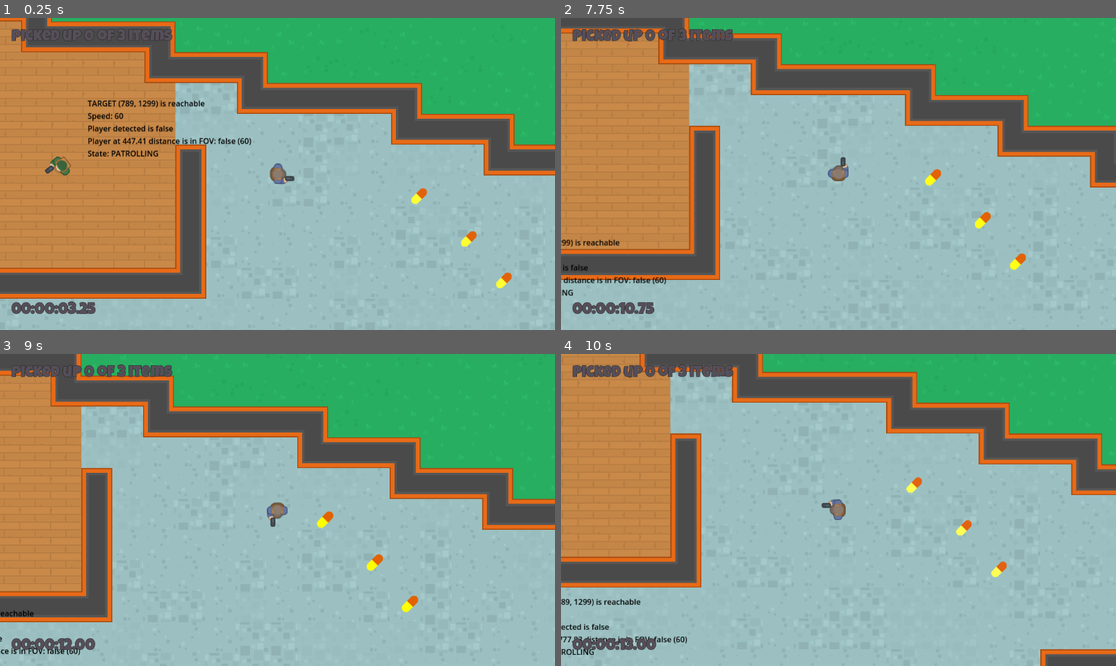
Above: before the commit, frames 1-4 (two rows, left to right).
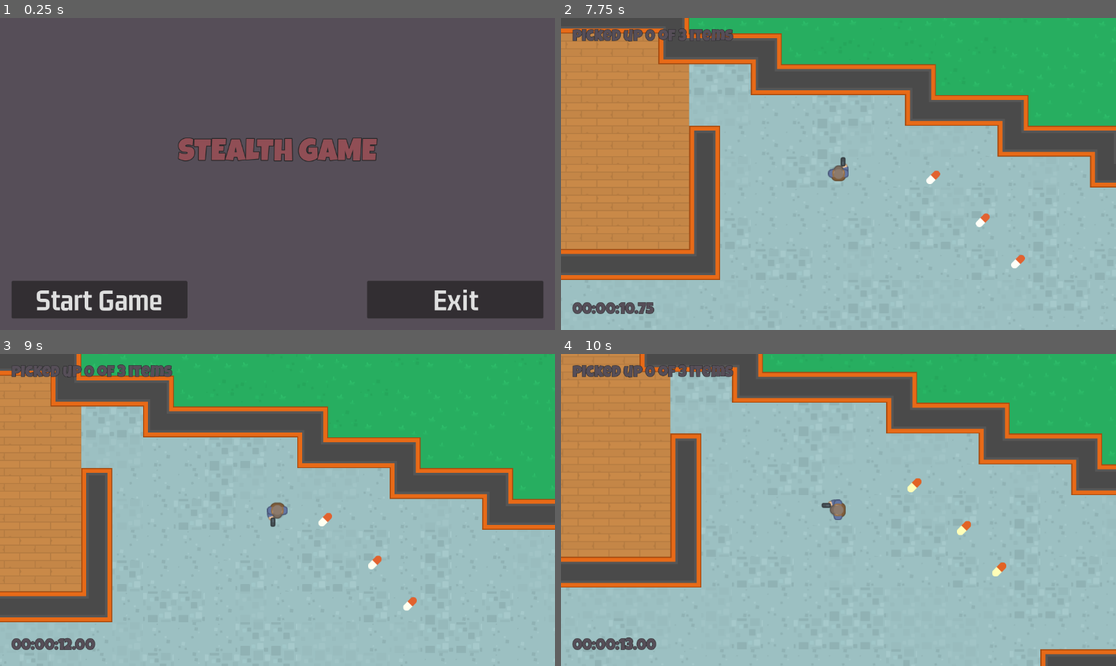
Above: after the commit, the same moments.

Repository: fj0lverkr/do-not-mind-me
Game: Godot game, scene res://scenes/main/main.tscn
The game is run twice, just before and just after one commit, with the same random seed, the same clock (stepped at 60 frames per second) and the same inputs. Before the commit the project starts from res://scenes/level_map/level_map.tscn. Sound files missing from this copy of the repository are replaced by a short silence.
Inputs (mouse positions are in pixels of both pictures, inside the frame that each line leads up to):
- Up to frame 1 (0.25 s): no input
- Up to frame 2 (7.75 s): click (660, 298) at 0.5 s, where only the run after the commit has a clickable "Start Game"; move the mouse to (960, 158) at 1.27 s; hold D (right) 1.28-2.03 s; click (960, 158) at 1.35 s; move the mouse to (727, 189) at 2.02 s; hold S (down) 2.03-2.78 s; click (727, 189) at 2.1 s; move the mouse to (894, 105) at 2.77 s; hold D (right) 2.78-3.53 s; click (894, 105) at 2.85 s; move the mouse to (810, 236) at 3.52 s; hold W (up) 3.53-4.28 s; click (810, 236) at 3.6 s; move the mouse to (1005, 220) at 4.27 s; hold A (left) 4.28-5.78 s; click (1005, 220) at 4.35 s; move the mouse to (672, 127) at 5.02 s; click (672, 127) at 5.1 s; move the mouse to (866, 174) at 5.77 s; hold S (down) 5.78-6.53 s; click (866, 174) at 5.85 s; move the mouse to (755, 96) at 6.52 s; hold D (right) 6.53-7.28 s; click (755, 96) at 6.6 s; move the mouse to (960, 158) at 7.27 s; hold W (up) from 7.28 s (still down); click (960, 158) at 7.35 s
- Up to frame 3 (9 s): move the mouse to (166, 525) at 8.02 s; release W (up) at 8.03 s; hold D (right) 8.03-8.78 s; click (166, 525) at 8.1 s; move the mouse to (333, 441) at 8.77 s; hold S (down) from 8.78 s (still down); click (333, 441) at 8.85 s
- Up to frame 4 (10 s): move the mouse to (810, 572) at 9.52 s; release S (down) at 9.53 s; hold A (left) from 9.53 s (still down); click (810, 572) at 9.6 s

The runs differ from the first frame. In frame 1, 89% of the frame differs, in the area x 0-100%, y 0-100%; in frame 2, 0.7%; in frame 3, 0.5%; in frame 4, 0.7%.

Commit message:
added main scene and completed game loop

Diff:
--- a/project.godot
+++ b/project.godot
@@ -11,7 +11,7 @@
 [application]
 
 config/name="Do Not Mind Me"
-run/main_scene="res://scenes/level_map/level_map.tscn"
+run/main_scene="res://scenes/main/main.tscn"
 config/features=PackedStringArray("4.3", "Mobile")
 config/icon="res://icon.svg"
 
@@ -19,6 +19,7 @@
 
 Constants="*res://singletons/constants.gd"
 SignalBus="*res://singletons/signal_bus.gd"
+SceneManager="*res://singletons/scene_manager.gd"
 SoundManager="*res://singletons/sound_manager.gd"
 ObjectFactory="*res://singletons/object_factory.gd"
 
@@ -31,10 +32,12 @@
 
 debug=""
 player=""
+enemy=""
+bullet=""
 
 [input]
 
-set_target={
+lmb={
 "deadzone": 0.5,
 "events": [Object(InputEventMouseButton,"resource_local_to_scene":false,"resource_name":"","device":-1,"window_id":0,"a …(257 unchanged characters)…
 ]
--- a/scenes/game_ui/game_ui.gd
+++ b/scenes/game_ui/game_ui.gd
@@ -12,10 +12,15 @@
 @onready
 var _game_over_rect: ColorRect = $GameOverRect
 @onready
-var _game_over_label: Label = $GameOverRect/Label
+var _game_over_label: Label = $GameOverRect/VBoxContainer/Label
+@onready
+var _game_over_timer: Timer = $TimerGameOver
+@onready
+var _menu_label: Label = $GameOverRect/VBoxContainer/LabelMenu
 
 var _pickups: int
 var _taken: int = 0
+var _click_enabled: bool = false
 
 
 func _ready() -> void:
@@ -27,6 +32,8 @@
 
 func _process(_delta: float) -> void:
     _label_timer.text = _format_time(Time.get_ticks_msec())
+    if _click_enabled and Input.is_action_just_pressed("lmb"):
+        SceneManager.load_scene(SceneManager.SCENES.MAIN)
 
 
 func _update_pickup_label() -> void:
@@ -57,7 +64,17 @@
 
 
 func _on_exit(win: bool) -> void:
+    _label_pickups.hide()
+    _label_exit.hide()
+    _label_timer.hide()
+    var end_time: int = Time.get_ticks_msec()
     var go: String = "You win!" if win else "You died!"
-    go += "\nTime taken: %s" % _format_time(Time.get_ticks_msec())
+    go += "\nTime taken: %s" % _format_time(end_time)
     _game_over_label.text = go
     _game_over_rect.show()
+    _game_over_timer.start()
+
+
+func _on_timer_game_over_timeout() -> void:
+    _menu_label.show()
+    _click_enabled = true
--- a/scenes/game_ui/game_ui.tscn
+++ b/scenes/game_ui/game_ui.tscn
@@ -58,17 +58,33 @@
 grow_vertical = 2
 color = Color(0.564706, 0.305882, 0.333333, 0.670588)
 
-[node name="Label" type="Label" parent="GameOverRect"]
+[node name="VBoxContainer" type="VBoxContainer" parent="GameOverRect"]
 layout_mode = 1
 anchors_preset = 14
 anchor_top = 0.5
 anchor_right = 1.0
 anchor_bottom = 0.5
-offset_top = -32.0
-offset_bottom = 32.0
+offset_top = -45.5
+offset_bottom = 45.5
 grow_horizontal = 2
 grow_vertical = 2
+
+[node name="Label" type="Label" parent="GameOverRect/VBoxContainer"]
+layout_mode = 2
 text = "Game Over!"
 label_settings = ExtResource("3_jvh2w")
 horizontal_alignment = 1
 vertical_alignment = 1
+
+[node name="LabelMenu" type="Label" parent="GameOverRect/VBoxContainer"]
+visible = false
+layout_mode = 2
+text = "Click to exit"
+label_settings = ExtResource("2_6jaj6")
+horizontal_alignment = 1
+vertical_alignment = 1
+
+[node name="TimerGameOver" type="Timer" parent="."]
+one_shot = true
+
+[connection signal="timeout" from="TimerGameOver" to="." method="_on_timer_game_over_timeout"]
--- a/scenes/level_map/level_map.gd
+++ b/scenes/level_map/level_map.gd
@@ -15,6 +15,18 @@
 	SignalBus.on_exit.connect(_on_exit)
 
 
+func _stop_game() -> void:
+	for p: Player in get_tree().get_nodes_in_group(Constants.GRP_PLAYER):
+		p.set_physics_process(false)
+
+	for n: NPC in get_tree().get_nodes_in_group(Constants.GRP_NPC):
+		n.set_physics_process(false)
+		n.disable_shooting()
+
+	for b: Bullet in get_tree().get_nodes_in_group(Constants.GRP_BULLET):
+		b.queue_free()
+
+
 func _on_pickup_taken() -> void:
 	if _pickups.get_child_count() - 1 > 0:
 		return
@@ -27,4 +39,4 @@
 
 
 func _on_exit(_w: bool) -> void:
-	get_tree().paused = true
+	_stop_game()
--- a/scenes/level_map/level_map.tscn
+++ b/scenes/level_map/level_map.tscn
@@ -81,7 +81,7 @@
 [node name="Waypoint6" parent="Patrol1" instance=ExtResource("3_hart7")]
 position = Vector2(732, 1624)
 
-[node name="NPC" parent="." instance=ExtResource("2_xdhus")]
+[node name="NPC" parent="." groups=["enemy"] instance=ExtResource("2_xdhus")]
 position = Vector2(544, 419)
 _patrol_points_node = NodePath("../Patrol1")
 
--- /dev/null
+++ b/scenes/main/main.gd
@@ -0,0 +1,12 @@
+extends Control
+
+# Called when the node enters the scene tree for the first time.
+func _ready() -> void:
+	pass # Replace with function body.
+
+
+func _on_btn_exit_pressed() -> void:
+	get_tree().quit()
+
+func _on_btn_start_pressed() -> void:
+	SceneManager.load_scene(SceneManager.SCENES.LEVEL)
--- /dev/null
+++ b/scenes/main/main.tscn
@@ -0,0 +1,87 @@
+[gd_scene load_steps=5 format=3 uid="uid://x6dgabr08iya"]
+
+[ext_resource type="Script" path="res://scenes/main/main.gd" id="1_mcg2m"]
+[ext_resource type="FontFile" uid="uid://dkkfk4sra13ad" path="res://assets/fonts/LuckiestGuy-Regular.ttf" id="2_2wv8a"]
+[ext_resource type="FontFile" uid="uid://mmg75wuf04up" path="res://assets/fonts/gemunu-libre-v8-latin-700.ttf" id="3_4kag2"]
+
+[sub_resource type="LabelSettings" id="LabelSettings_nyvl3"]
+font = ExtResource("2_2wv8a")
+font_size = 64
+font_color = Color(0.564706, 0.305882, 0.333333, 1)
+outline_size = 6
+outline_color = Color(0.145098, 0.14902, 0.152941, 1)
+
+[node name="Main" type="Control"]
+layout_mode = 3
+anchors_preset = 15
+anchor_right = 1.0
+anchor_bottom = 1.0
+grow_horizontal = 2
+grow_vertical = 2
+script = ExtResource("1_mcg2m")
+
+[node name="ColorRect" type="ColorRect" parent="."]
+layout_mode = 1
+anchors_preset = 15
+anchor_right = 1.0
+anchor_bottom = 1.0
+grow_horizontal = 2
+grow_vertical = 2
+color = Color(0.337255, 0.305882, 0.345098, 1)
+
+[node name="MC" type="MarginContainer" parent="."]
+layout_mode = 1
+anchors_preset = 15
+anchor_right = 1.0
+anchor_bottom = 1.0
+grow_horizontal = 2
+grow_vertical = 2
+theme_override_constants/margin_left = 24
+theme_override_constants/margin_top = 24
+theme_override_constants/margin_right = 24
+theme_override_constants/margin_bottom = 24
+
+[node name="VBoxContainer" type="VBoxContainer" parent="MC"]
+layout_mode = 2
+
+[node name="Spacer" type="Label" parent="MC/VBoxContainer"]
+layout_mode = 2
+size_flags_horizontal = 3
+size_flags_vertical = 6
+
+[node name="Label" type="Label" parent="MC/VBoxContainer"]
+layout_mode = 2
+text = "STEALTH GAME"
+label_settings = SubResource("LabelSettings_nyvl3")
+horizontal_alignment = 1
+vertical_alignment = 1
+
+[node name="Spacer2" type="Label" parent="MC/VBoxContainer"]
+layout_mode = 2
+size_flags_horizontal = 3
+size_flags_vertical = 6
+
+[node name="HB" type="HBoxContainer" parent="MC/VBoxContainer"]
+layout_mode = 2
+alignment = 1
+
+[node name="BtnStart" type="Button" parent="MC/VBoxContainer/HB"]
+layout_mode = 2
+size_flags_horizontal = 3
+theme_override_fonts/font = ExtResource("3_4kag2")
+theme_override_font_sizes/font_size = 64
+text = "Start Game"
+
+[node name="Spacer" type="Label" parent="MC/VBoxContainer/HB"]
+layout_mode = 2
+size_flags_horizontal = 3
+
+[node name="BtnExit" type="Button" parent="MC/VBoxContainer/HB"]
+layout_mode = 2
+size_flags_horizontal = 3
+theme_override_fonts/font = ExtResource("3_4kag2")
+theme_override_font_sizes/font_size = 64
+text = "Exit"
+
+[connection signal="pressed" from="MC/VBoxContainer/HB/BtnStart" to="." method="_on_btn_start_pressed"]
+[connection signal="pressed" from="MC/VBoxContainer/HB/BtnExit" to="." method="_on_btn_exit_pressed"]
--- a/scenes/npc/npc.gd
+++ b/scenes/npc/npc.gd
@@ -39,6 +39,8 @@
 
 @export
 var _patrol_points_node: NodePath
+@export
+var _show_debug: bool = false
 
 var _patrol_points: Array[Waypoint]
 var _current_point: int = 0
@@ -46,10 +48,13 @@
 var _player_ref: Player
 var _current_state: NPC_STATE = NPC_STATE.PATROLLING
 var _tween: Tween
+var _can_shoot: bool = true
 
 
 func _ready() -> void:
 	_emote.hide()
+	if _show_debug:
+		_debug_label.show()
 	set_physics_process(false)
 	NavigationServer2D.map_changed.connect(_on_nav_map_changed)
 	_player_ref = get_tree().get_first_node_in_group(Constants.GRP_PLAYER)
@@ -61,6 +66,10 @@
 	_update_navigation()
 
 	_set_debug_label()
+
+
+func disable_shooting() -> void:
+	_can_shoot = false
 
 
 func _animate_state(s: NPC_STATE) -> void:
@@ -236,7 +245,7 @@
 
 
 func _on_shoot_timer_timeout() -> void:
-	if _current_state != NPC_STATE.CHASING:
+	if _current_state != NPC_STATE.CHASING or !_can_shoot:
 		return
 
 	_shoot()
--- a/scenes/npc/npc.tscn
+++ b/scenes/npc/npc.tscn
@@ -26,6 +26,7 @@
 shape = SubResource("CircleShape2D_8rcy0")
 
 [node name="DebugLabel" type="Label" parent="."]
+visible = false
 offset_left = 53.0
 offset_top = -141.0
 offset_right = 108.0
--- a/singletons/constants.gd
+++ b/singletons/constants.gd
@@ -1,3 +1,5 @@
 extends Node
 
 const GRP_PLAYER: String = "player"
+const GRP_NPC: String = "enemy"
+const GRP_BULLET: String = "bullet"
--- a/singletons/object_factory.gd
+++ b/singletons/object_factory.gd
@@ -13,4 +13,5 @@
 func create_bullet(pos: Vector2, target: Vector2) -> void:
     var b: Bullet = BULLET.instantiate()
     b.setup(pos, target)
+    b.add_to_group(Constants.GRP_BULLET)
     get_tree().root.add_child(b)
--- /dev/null
+++ b/singletons/scene_manager.gd
@@ -0,0 +1,11 @@
+extends Node
+
+enum SCENES {MAIN, LEVEL, }
+
+const PACKEDSCENES: Dictionary = {
+    SCENES.MAIN: preload("res://scenes/main/main.tscn"),
+    SCENES.LEVEL: preload("res://scenes/level_map/level_map.tscn"),
+}
+
+func load_scene(scene: SCENES) -> void:
+    get_tree().change_scene_to_packed(PACKEDSCENES[scene])
